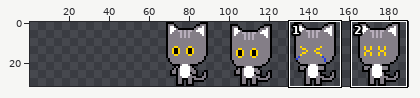
Two states of a sprite sheet, assets/gato1-Sheet.png. The first picture is a wide view before the edit; the outline marks the close-up.
Close-up. Before the commit:
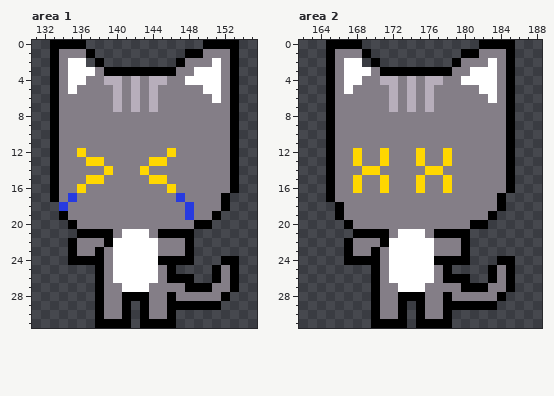
The file is 128x32 pixels. Shown: area 1: x 131..155, y 0..31; area 2: x 162..188, y 0..31. The old version is drawn lined up with the new one, on the new canvas. The wide view leaves out empty margins. The commit also changed other parts of the picture, which this record leaves out.
After the commit:
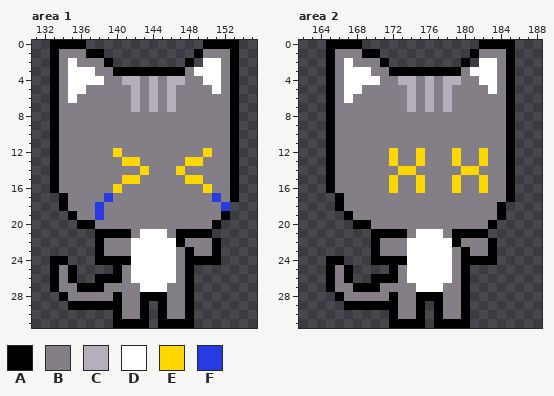
Palette (. is transparent): A #000000  B #847e87  C #b7aebb  D #ffffff  E #ffd700  F #273be0
Edits made:
canvas 128x32 -> 192x32, the old top-left corner now at 63,0
--- area 1
@@ x 131..155 @@
  0 ..AAAA.............AAAA..
- 1 ..ABBBA..........AABBBA..
- 2 ..ABDD.A........ABBBDBA..
- 3 ..ABDDDBAAAAAAAABBDDDBA..
- 4 ..ABDDBBCCBCBCCBBDDDDBA..
- 5 ..ABDBBBBCBCBCBBBBBDDBA..
- 6 ..ABBBBBBCBCBCBBBBBBDBA..
- 7 ..ABBBBBBCBCBCBBBBBBBBA..
+ 1 ..ABBBAA..........ABBBA..
+ 2 ..ABDBBBA........A.DDBA..
+ 3 ..ABDDDBBAAAAAAAABDDDBA..
+ 4 ..ABDDDDBBCCBCBCCBBDDBA..
+ 5 ..ABDDBBBBBCBCBCBBBBDBA..
+ 6 ..ABDBBBBBBCBCBCBBBBBBA..
+ 7 ..ABBBBBBBBCBCBCBBBBBBA..
  8 ..ABBBBBBBBBBBBBBBBBBBA..
@@ x 131..155 @@
 11 ..ABBBBBBBBBBBBBBBBBBBA..
-12 ..ABBEBBBBBBBBBEBBBBBBA..
-13 ..ABBBEEBBBBBEEBBBBBBBA..
-14 ..ABBBBBEBBBEBBBBBBBBBA..
-15 ..ABBBEEBBBBBEEBBBBBBBA..
-16 ..ABBEBBBBBBBBBEBBBBBBA..
-17 ..ABFBBBBBBBBBBBFBBBBA...
-18 ...FBBBBBBBBBBBBBFBBBA...
-19 ...ABBBBBBBBBBBBBFBBA....
-20 ....ABBBBBBBBBBBBBAA.....
-21 .....AAAABDDDBAAAA.......
-22 ....ABBBADDDDDBBBA.......
-23 ....ABBABDDDDDBBBA.......
-24 ....AAAABDDDDDAAAA...AA..
-25 .......ABDDDDDBA....ABA..
-26 .......ABDDDDDBAAA..ABA..
-27 .......ABBDDDBBBBAAABBA..
-28 .......ABBAAABBABBBBBA...
-29 .......ABBA.ABBAAAAAA....
-30 .......ABBA.ABBA.........
-31 .......AAAA.AAAA.........
+12 ..ABBBBBBEBBBBBBBBBEBBA..
+13 ..ABBBBBBBEEBBBBBEEBBBA..
+14 ..ABBBBBBBBBEBBBEBBBBBA..
+15 ..ABBBBBBBEEBBBBBEEBBBA..
+16 ..ABBBBBBEBBBBBBBBBEBBA..
+17 ...ABBBBFBBBBBBBBBBBFBA..
+18 ...ABBBFBBBBBBBBBBBBBF...
+19 ....ABBFBBBBBBBBBBBBBA...
+20 .....AABBBBBBBBBBBBBA....
+21 .......AAAABDDDBAAAA.....
+22 .......ABBBDDDDDABBBA....
+23 .......ABBBDDDDDBABBA....
+24 ..AA...AAAADDDDDBAAAA....
+25 ..ABA....ABDDDDDBA.......
+26 ..ABA..AAABDDDDDBA.......
+27 ..ABBAAABBBBDDDBBA.......
+28 ...ABBBBBABBAAABBA.......
+29 ....AAAAAABBA.ABBA.......
+30 .........ABBA.ABBA.......
+31 .........AAAA.AAAA.......
--- area 2
@@ x 162..188 @@
  0 ...AAAA.............AAAA...
- 1 ...ABBBA..........AABBBA...
- 2 ...ABDD.A........ABBBDBA...
- 3 ...ABDDDBAAAAAAAABBDDDBA...
- 4 ...ABDDBBCCBCBCCBBDDDDBA...
- 5 ...ABDBBBBCBCBCBBBBBDDBA...
- 6 ...ABBBBBBCBCBCBBBBBBDBA...
- 7 ...ABBBBBBCBCBCBBBBBBBBA...
+ 1 ...ABBBAA..........ABBBA...
+ 2 ...ABDBBBA........A.DDBA...
+ 3 ...ABDDDBBAAAAAAAABDDDBA...
+ 4 ...ABDDDDBBCCBCBCCBBDDBA...
+ 5 ...ABDDBBBBBCBCBCBBBBDBA...
+ 6 ...ABDBBBBBBCBCBCBBBBBBA...
+ 7 ...ABBBBBBBBCBCBCBBBBBBA...
  8 ...ABBBBBBBBBBBBBBBBBBBA...
@@ x 162..188 @@
 11 ...ABBBBBBBBBBBBBBBBBBBA...
-12 ...ABBEBBEBBBEBBEBBBBBBA...
-13 ...ABBEBBEBBBEBBEBBBBBBA...
-14 ...ABBBEEBBBBBEEBBBBBBBA...
-15 ...ABBEBBEBBBEBBEBBBBBBA...
-16 ...ABBEBBEBBBEBBEBBBBBBA...
-17 ...ABBBBBBBBBBBBBBBBBBA....
+12 ...ABBBBBBEBBEBBBEBBEBBA...
+13 ...ABBBBBBEBBEBBBEBBEBBA...
+14 ...ABBBBBBBEEBBBBBEEBBBA...
+15 ...ABBBBBBEBBEBBBEBBEBBA...
+16 ...ABBBBBBEBBEBBBEBBEBBA...
+17 ....ABBBBBBBBBBBBBBBBBBA...
 18 ....ABBBBBBBBBBBBBBBBBA....
-19 ....ABBBBBBBBBBBBBBBBA.....
-20 .....ABBBBBBBBBBBBBAA......
-21 ......AAAABDDDBAAAA........
-22 .....ABBBADDDDDBBBA........
-23 .....ABBABDDDDDBBBA........
-24 .....AAAABDDDDDAAAA...AA...
-25 ........ABDDDDDBA....ABA...
-26 ........ABDDDDDBAAA..ABA...
-27 ........ABBDDDBBBBAAABBA...
-28 ........ABBAAABBABBBBBA....
-29 ........ABBA.ABBAAAAAA.....
-30 ........ABBA.ABBA..........
-31 ........AAAA.AAAA..........
+19 .....ABBBBBBBBBBBBBBBBA....
+20 ......AABBBBBBBBBBBBBA.....
+21 ........AAAABDDDBAAAA......
+22 ........ABBBDDDDDABBBA.....
+23 ........ABBBDDDDDBABBA.....
+24 ...AA...AAAADDDDDBAAAA.....
+25 ...ABA....ABDDDDDBA........
+26 ...ABA..AAABDDDDDBA........
+27 ...ABBAAABBBBDDDBBA........
+28 ....ABBBBBABBAAABBA........
+29 .....AAAAAABBA.ABBA........
+30 ..........ABBA.ABBA........
+31 ..........AAAA.AAAA........
Where, in picture pixels (left, top, right, bottom), the same in both close-ups:
changed: (68, 49, 221, 112)
changed: (50, 148, 239, 328)
changed: (344, 49, 407, 112)
changed: (434, 49, 497, 112)
changed: (326, 148, 515, 328)
